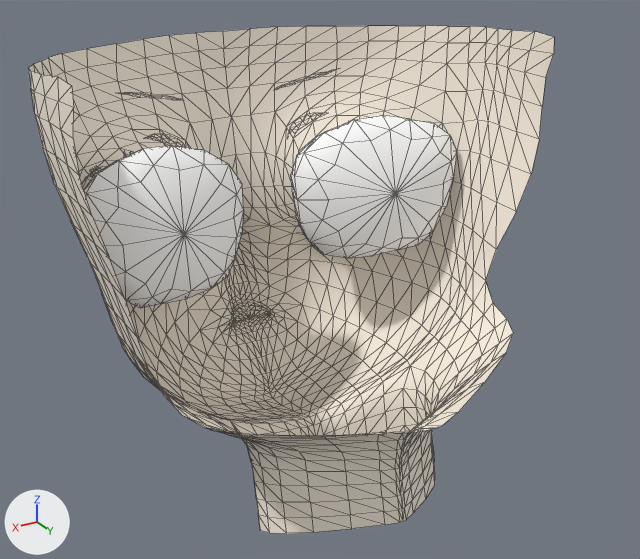
Before and after pictures for a commit that changed the glTF model assets/model1.glb.
Camera for both pictures: a 50 mm lens placed at (0.145, 0.208, 1.456), pointed at (-0.003, -0.038, 1.333). The axes (+X, +Y, +Z) are drawn at lower left. The lights are the same throughout. Mesh edges are drawn as thin lines. Vertices at the same position are counted once.

Names of what the first picture shows: 'Face'.
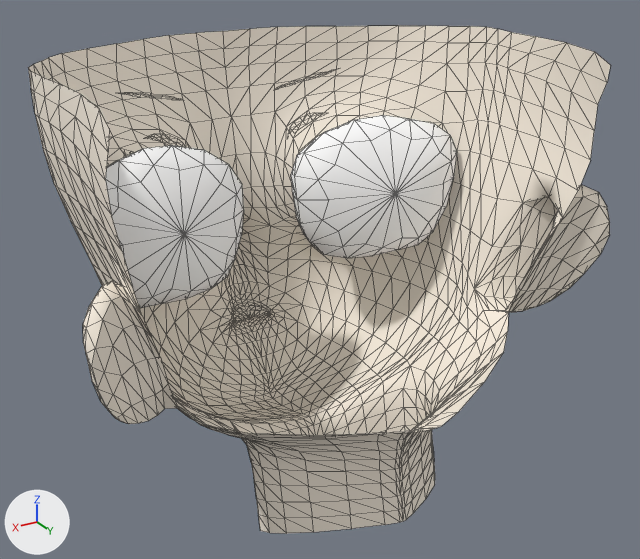
Commit message: 12_EarsCreate
model2を12_EarsCreateに変更

The change in detail:
me_circle is used by ob_face; location (0.0, 0.0, 0.0).
me_circle had 1487 vertices, 2728 faces and spanned x -0.085..0.085, y -0.109..0.033, z 1.245..1.414.
me_circle now has 1675 vertices, 3100 faces and spans x -0.093..0.093, y -0.109..0.033, z 1.245..1.412.
Part 1, on me_circle:
20 vertices are removed from x -0.083..0.083, y -0.023..-0.007, z 1.316..1.413.
44 faces are deleted.
10 vertices in x 0.052..0.072, y -0.06..-0.036, z 1.3..1.34 move by (-0.001, 0.0, 0.0).
10 vertices in x -0.072..-0.052, y -0.06..-0.036, z 1.3..1.34 move by (0.001, 0.0, 0.0).
8 vertices in x -0.056..0.056, y -0.018..0.009, z 1.307..1.313 move by (0.0, -0.001, 0.0).
7 vertices in x 0.062..0.071, y -0.058..-0.03, z 1.311..1.338 move by (-0.002, 0.0, 0.0).
7 vertices in x -0.071..-0.062, y -0.058..-0.03, z 1.311..1.338 move by (0.002, 0.0, 0.0).
30 vertices move from x -0.084..0.084, y -0.056..0.001, z 1.31..1.414 to x -0.084..0.084, y -0.056..-0.002, z 1.31..1.412.
208 vertices are added at x -0.093..0.093, y -0.026..0.01, z 1.313..1.412.
416 new faces join them, mat_skin (white #fef4e5).

Where the change shows, as pixel boxes [x1, y1, x2, y2] in the pictures (640 x 559 px):
'Face', reshaped (11% wider)
    before: [28, 26, 554, 534]
    after: [28, 26, 610, 534]
part 1 of me_circle, built on
    before: [31, 29, 554, 441]
    after: [31, 29, 610, 441]
